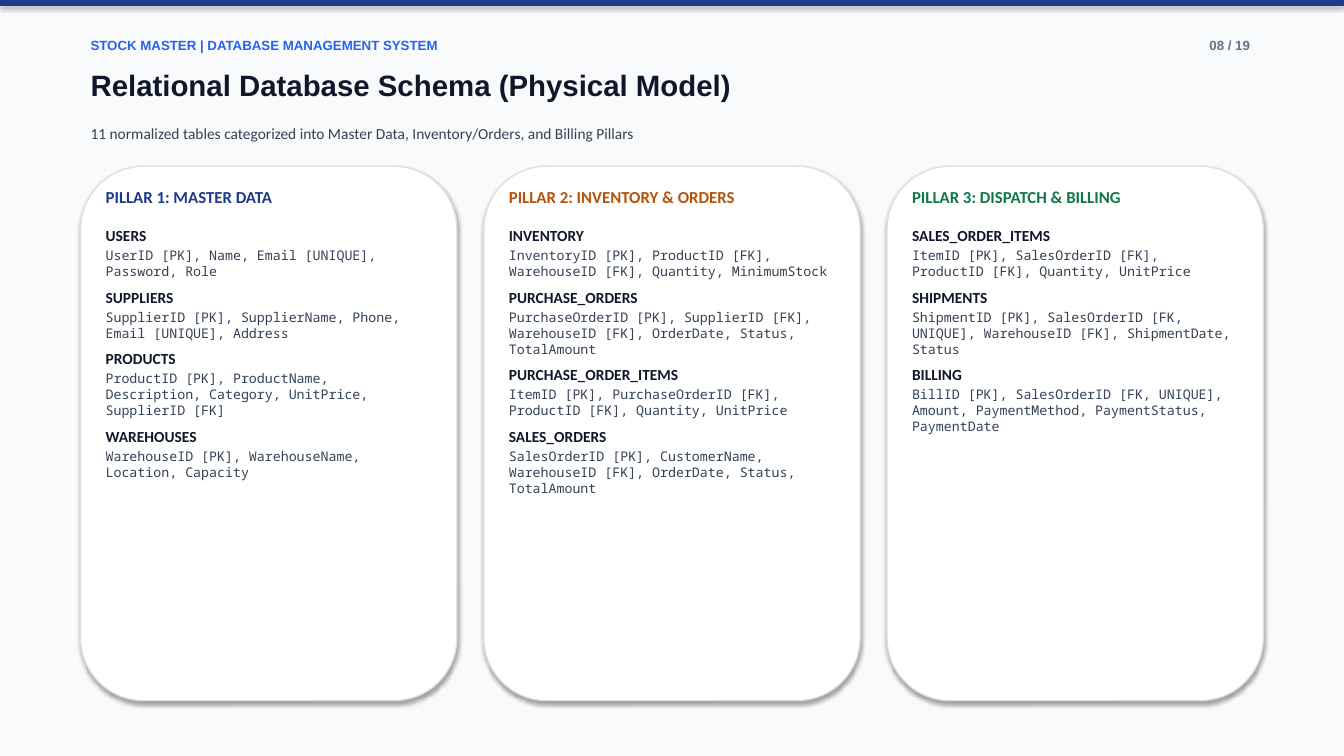
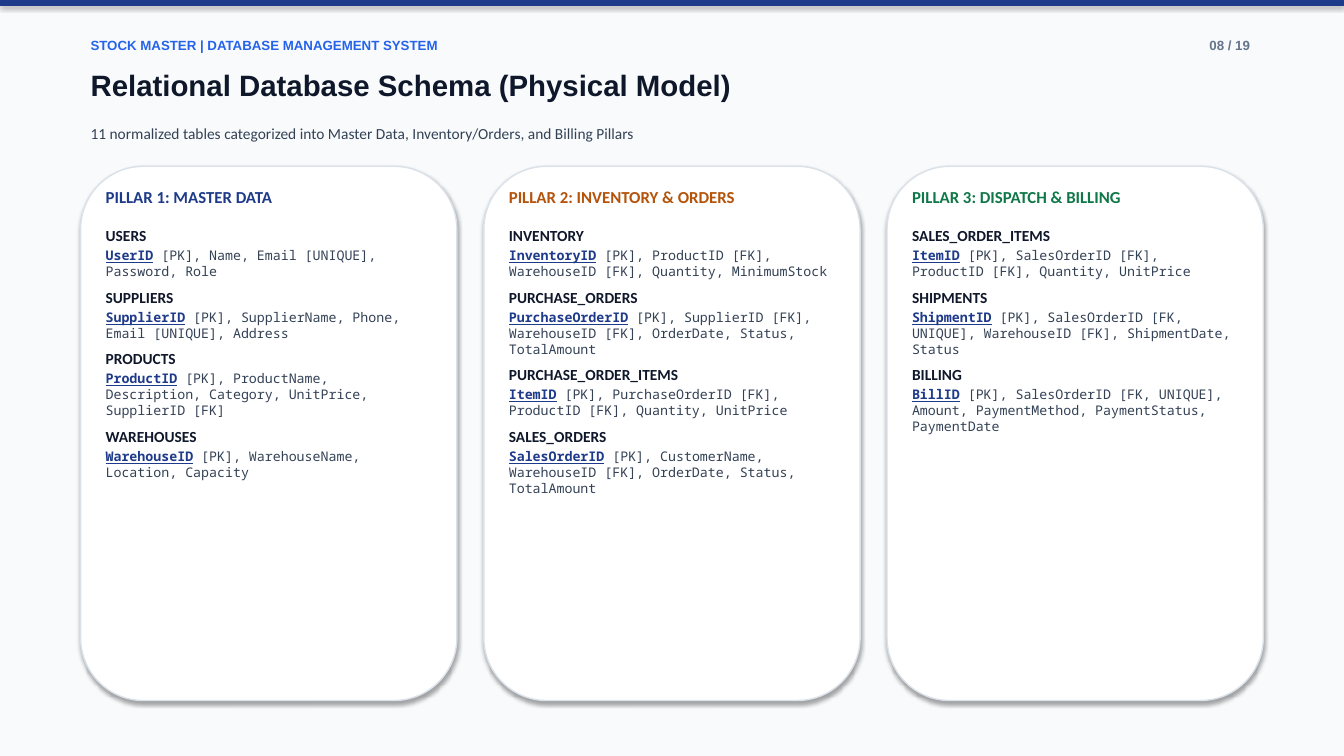
Before and after one commit to puneethkalinga/StockMaster-DBMS, a slide deck: slide 9 of StockMaster_Final_Review_Presentation.pptx. Drawn at 1344x756 pixels with LibreOffice and Linux fonts; fonts in the diff are those of the drawing. Boxes give left, top, right and bottom in pixels: in the first picture for what was removed or moved away, otherwise in the second. Text is boxed around its words. In the diff, an @@ line names an element or a change of style, - is before the commit and + after.

```diff
--- a/StockMaster_Final_Review_Presentation.pptx
+++ b/StockMaster_Final_Review_Presentation.pptx
@@ text at <box>106,250,400,481</box>: text colour #334155 to #1E3A8A, bold on, underline on in "UserID", "SupplierID", "ProductID", "WarehouseID" @@
@@ text at <box>509,250,828,493</box>: text colour #334155 to #1E3A8A, bold on, underline on in "InventoryID", "PurchaseOrderID", "ItemID", "SalesOrderID" @@
@@ text at <box>912,250,1231,435</box>: text colour #334155 to #1E3A8A, bold on, underline on in "ItemID", "ShipmentID", "BillID" @@
```
Also in this commit, not shown: 3 other slides changed, 3 other files.
